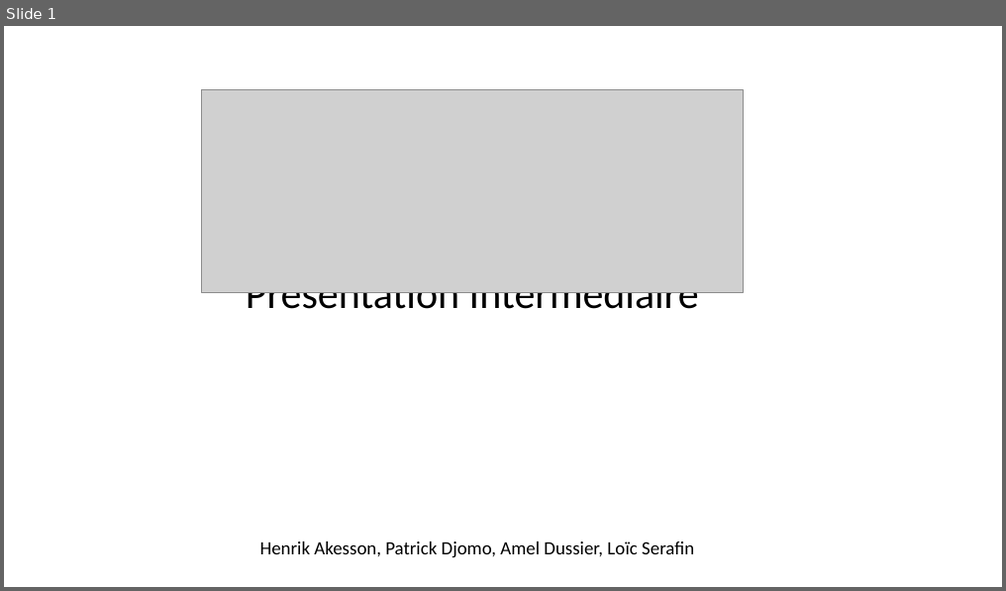
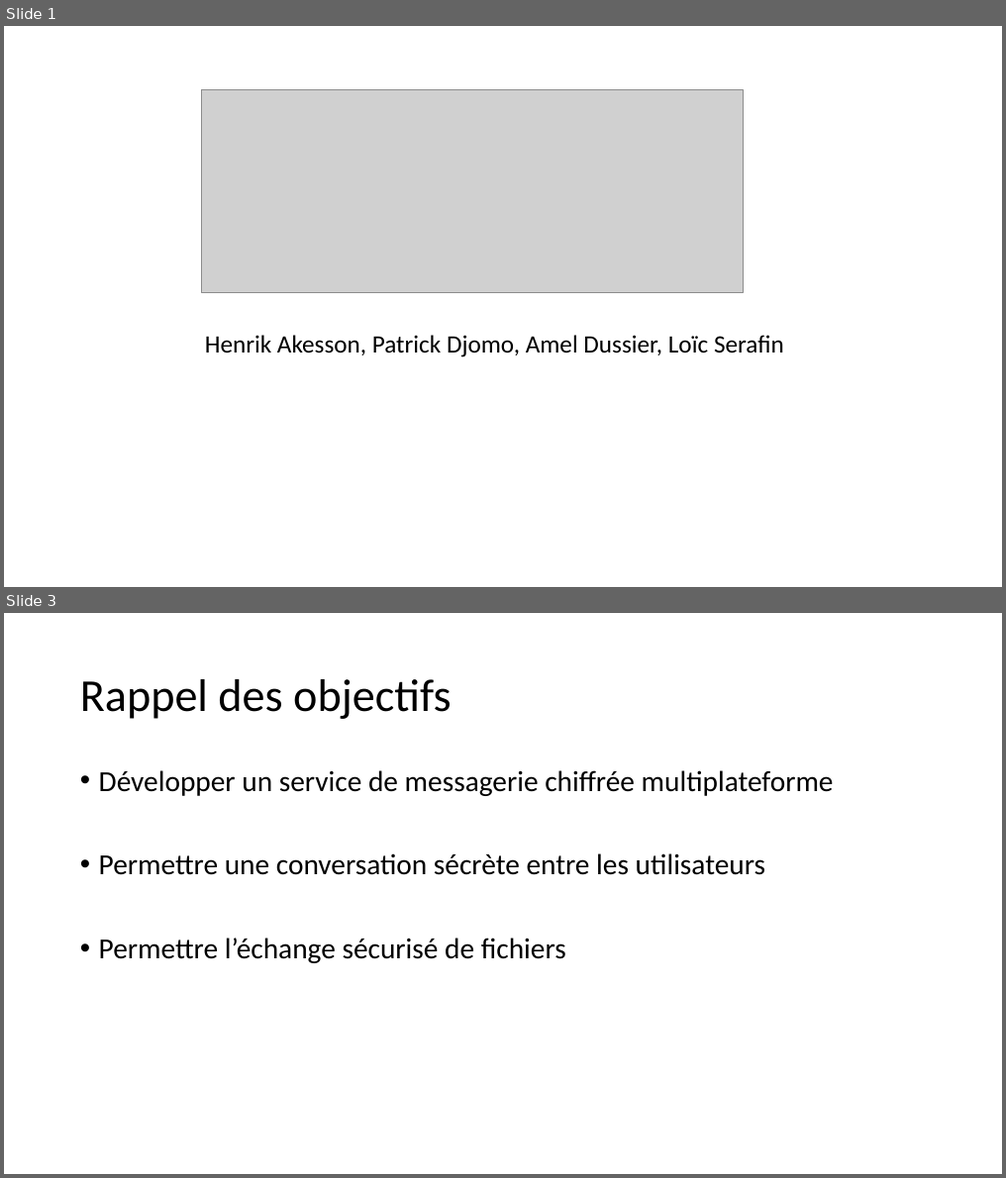
Before and after one commit to pikkle/chaton, a slide deck: docs/presentation_intermediaire.pptx. Shown one above the other, each under a label of ours: slide 1 before the commit, slides 1 and 3 after it; the slides between them are not shown. The pictures are 1006x591 and 1006x1178 pixels, drawn with LibreOffice and Linux fonts; fonts in the diff are those of the drawing; grey boxes stand for pictures. Boxes give left, top, right and bottom in pixels: in the first picture for what was removed or moved away, otherwise in the second. Text is boxed around its words. In the diff, an @@ line names an element or a change of style, - is before the commit and + after.

```diff
--- a/docs/presentation_intermediaire.pptx
+++ b/docs/presentation_intermediaire.pptx
@@ slide 3 added at (x1=4, y1=613, x2=1002, y2=1174), background #FFFFFF @@
@@ title added at (x1=80, y1=679, x2=450, y2=719), 44 pt, text #000000 @@
+Rappel des objectifs
@@ text added at (x1=99, y1=770, x2=834, y2=963), 28 pt, text #000000 @@
+• Développer un service de messagerie chiffrée multiplateforme
+• Permettre une conversation sécrète entre les utilisateurs
+• Permettre l’échange sécurisé de fichiers
@@ slide 1 changed as well @@
@@ text removed at (x1=246, y1=292, x2=699, y2=319) @@
-Présentation Intermédiaire
@@ text "Henrik Akesson, Patrick Djomo, Amel ..." moved from (x1=260, y1=542, x2=694, y2=559) to (x1=205, y1=335, x2=784, y2=358) @@
@@ text "Henrik Akesson, Patrick Djomo, Amel ..." at (x1=205, y1=335, x2=784, y2=358): size 18 to 24 pt @@
```
Also in this commit, not shown: 6 other slides changed, 4 other slides added, 6 other files.
